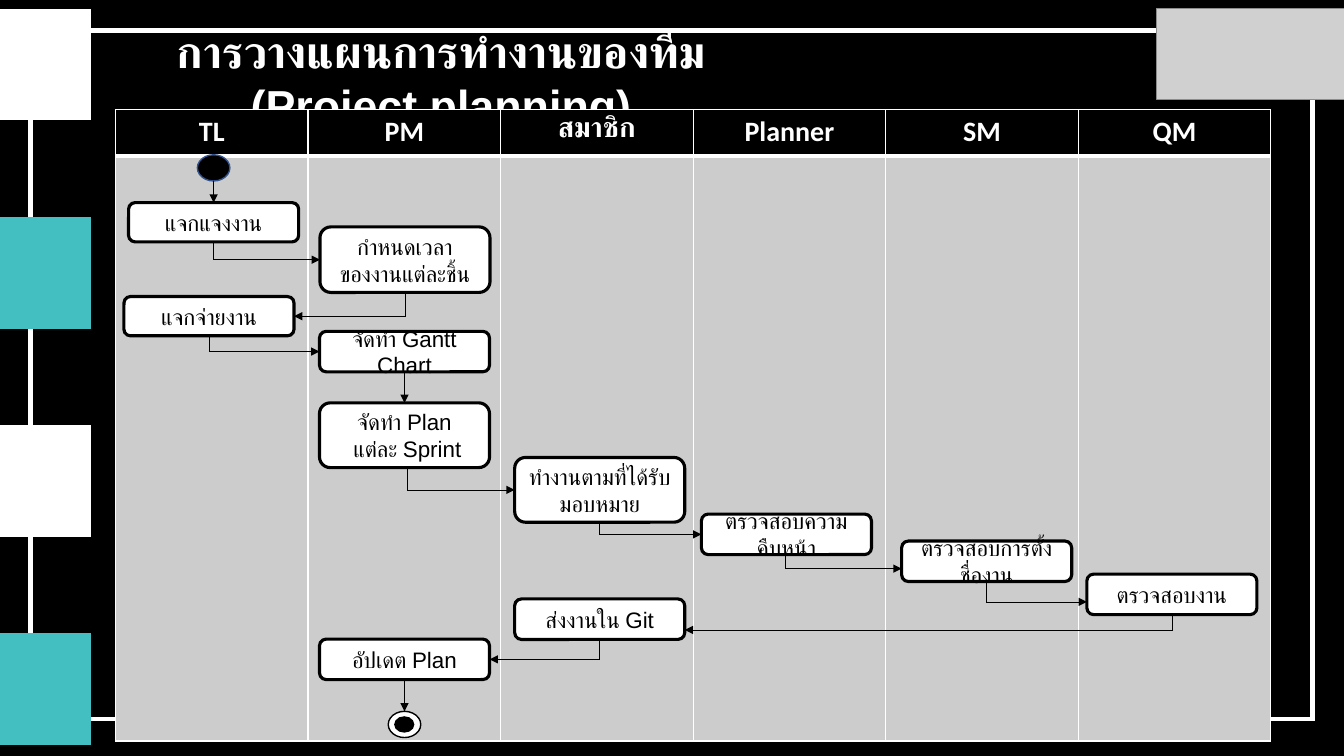
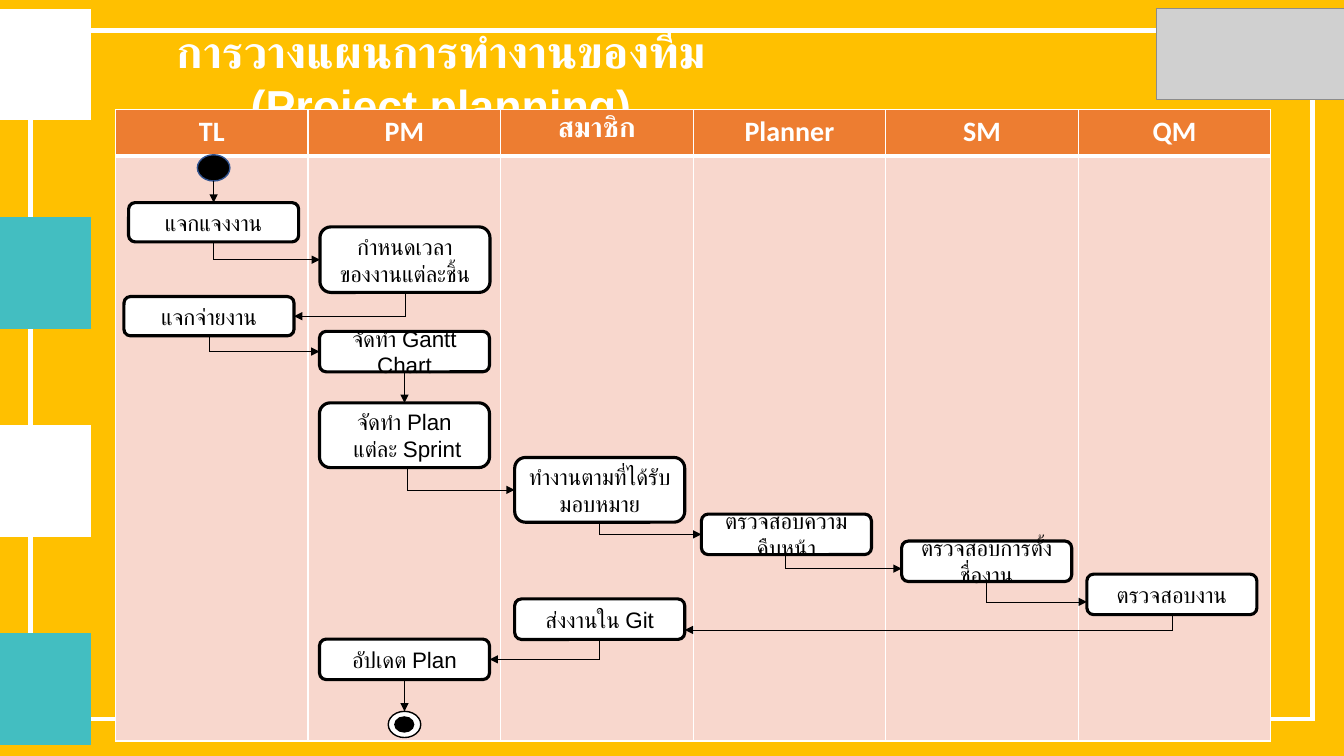
Before and after one commit to wirat0155/team4, a slide deck: slide 2 of แผนกลยุทธ์/V.1.3.1 [2021-07-17] แผนกลยุทธ์การพัฒนาซอฟต์แวร์.pptx. Drawn at 1344x756 pixels with LibreOffice and Linux fonts; fonts in the diff are those of the drawing; grey boxes stand for pictures. Boxes give left, top, right and bottom in pixels: in the first picture for what was removed or moved away, otherwise in the second. Text is boxed around its words. In the diff, an @@ line names an element or a change of style, - is before the commit and + after.

```diff
--- a/แผนกลยุทธ์/V.1.3.1 [2021-07-17] แผนกลยุทธ์การพัฒนาซอฟต์แวร์.pptx
+++ b/แผนกลยุทธ์/V.1.3.1 [2021-07-17] แผนกลยุทธ์การพัฒนาซอฟต์แวร์.pptx
@@ background #000000 to #FFC000 @@
@@ table at (116, 110, 1271, 741) @@
@@ fill #000000 to #ED7D31 in row 1 @@
@@ fill #CCCCCC to #F8D7CE in row 2 @@
```
Also in this commit, not shown: 20 other slides changed, 1 other file.
